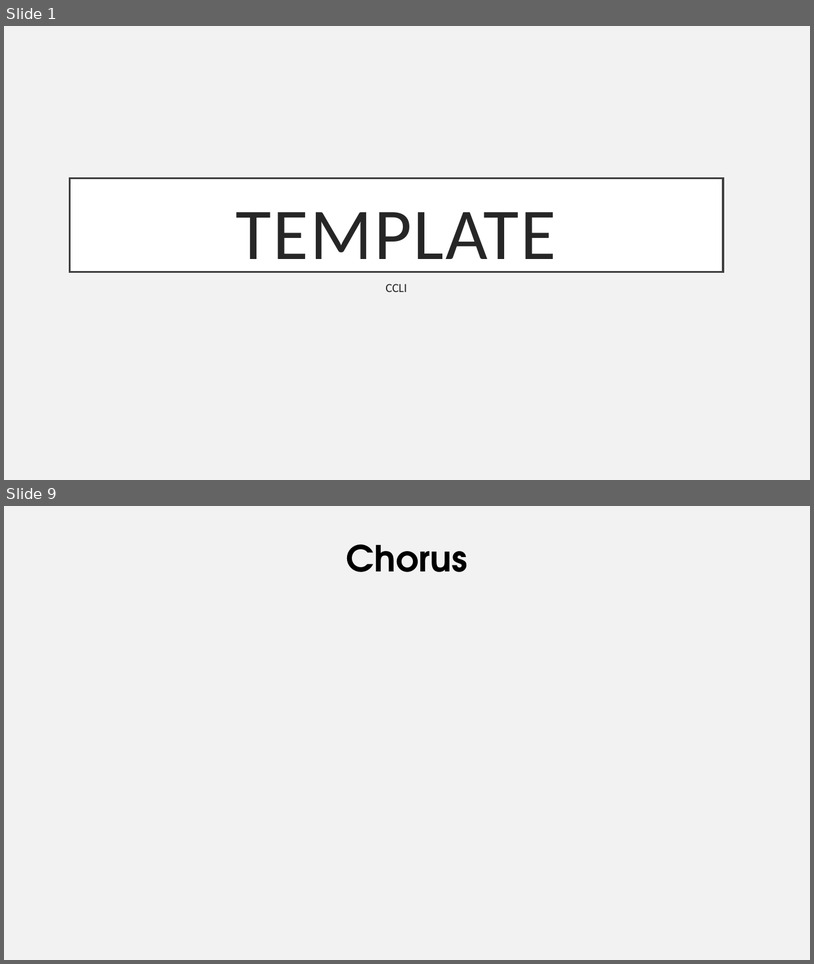
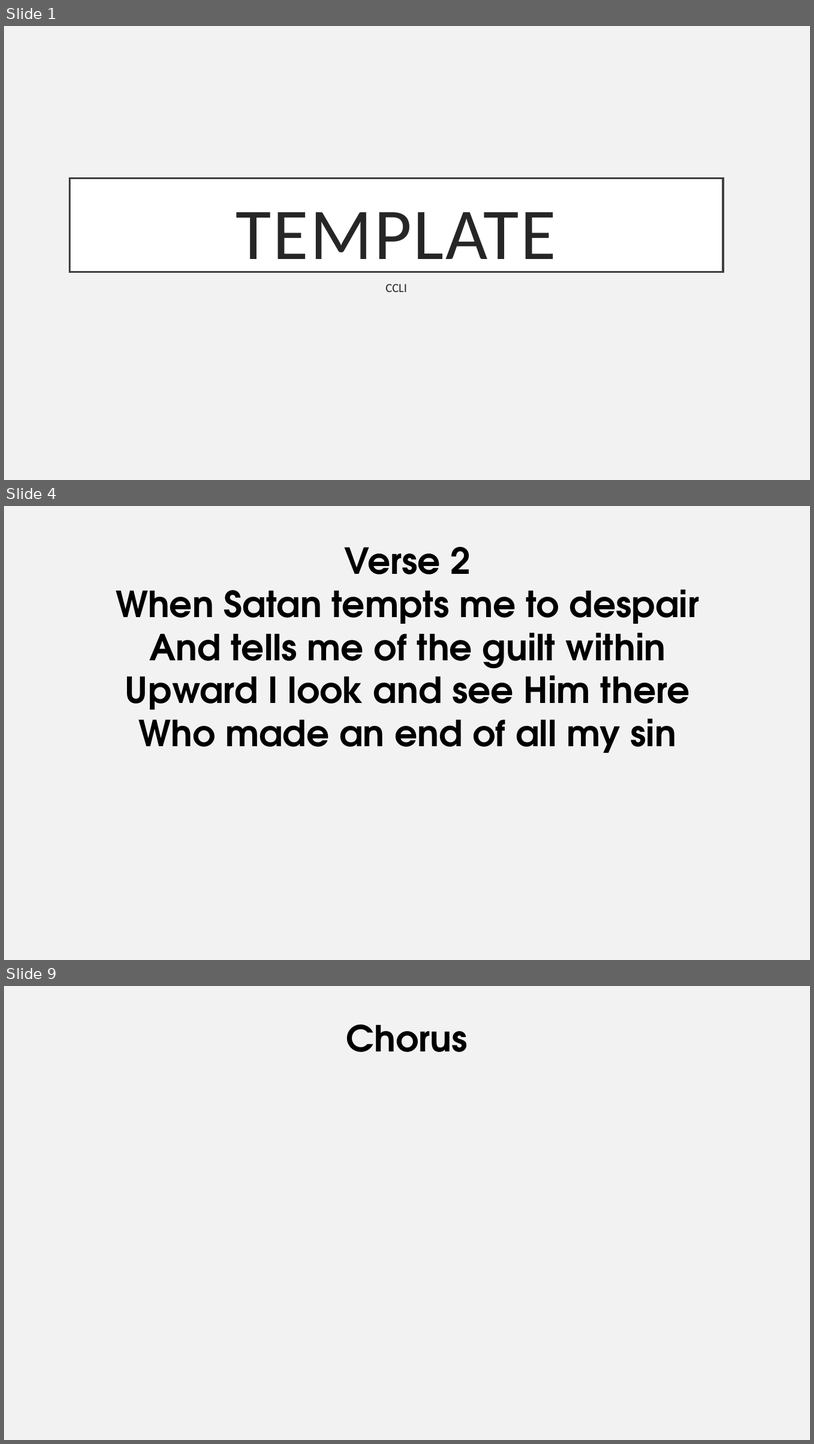
Before and after one commit to pangwuu/Weekly-powerpoint-maker, a slide deck: Songs/Before The Throne Of God Above/Before The Throne Of God Above.pptx. Shown one above the other, each under a label of ours: slides 1 and 9 before the commit, slides 1, 4 and 9 after it; the slides between them are not shown. The pictures are 814x964 and 814x1444 pixels, drawn with LibreOffice and Linux fonts; fonts in the diff are those of the drawing. Boxes give left, top, right and bottom in pixels: in the first picture for what was removed or moved away, otherwise in the second. Text is boxed around its words. In the diff, an @@ line names an element or a change of style, - is before the commit and + after.

```diff
--- a/Songs/Before The Throne Of God Above/Before The Throne Of God Above.pptx
+++ b/Songs/Before The Throne Of God Above/Before The Throne Of God Above.pptx
@@ slide 4 added at [4,506,810,960], background #F2F2F2 @@
@@ subtitle added at [116,547,699,753], 42.7 pt, text #000000, bold @@
+Verse 2
+When Satan tempts me to despair
+And tells me of the guilt within
+Upward I look and see Him there
+Who made an end of all my sin
```
Also in this commit, not shown: 5 slides changed, 1 other slide added, 2 slides removed, 10 other files.
